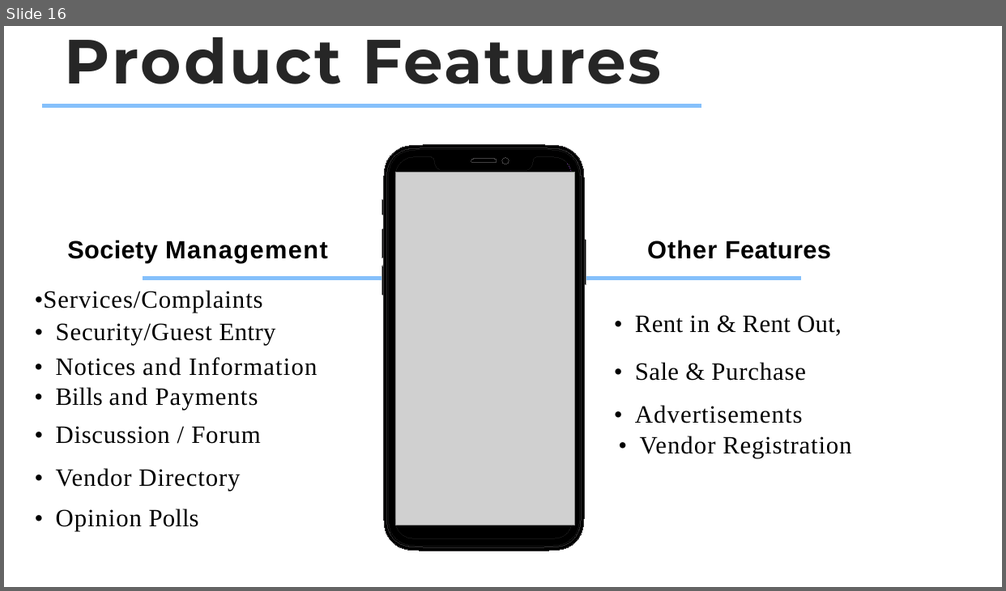
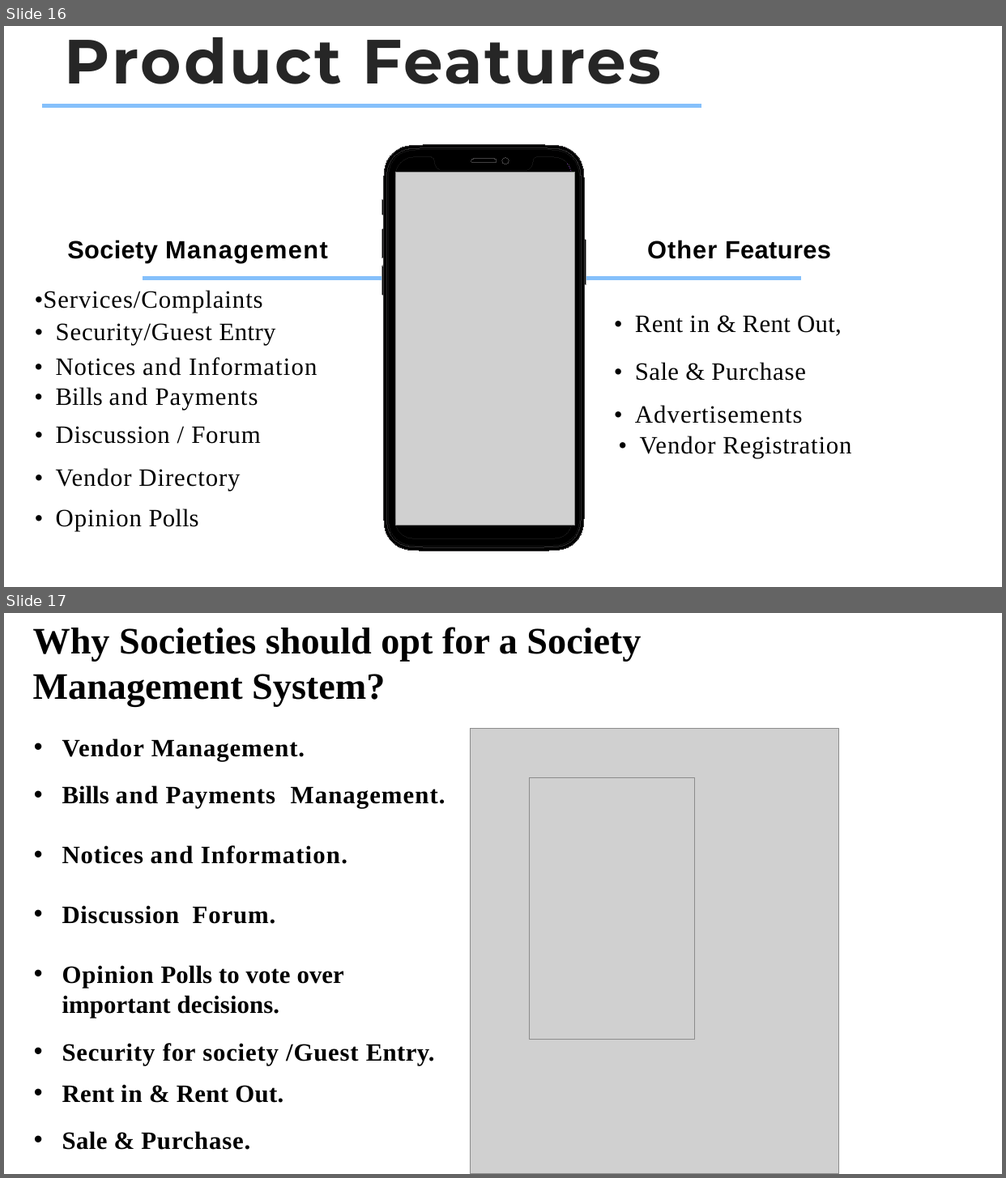
Before and after one commit to Anvisys/Documents, a slide deck: Nestin presentation.pptx. Shown one above the other, each under a label of ours: slide 16 before the commit, slides 16 and 17 after it. The pictures are 1006x591 and 1006x1178 pixels, drawn with LibreOffice and Linux fonts; fonts in the diff are those of the drawing; grey boxes stand for pictures; background and template pictures are left out. Boxes give left, top, right and bottom in pixels: in the first picture for what was removed or moved away, otherwise in the second. Text is boxed around its words. In the diff, an @@ line names an element or a change of style, - is before the commit and + after.

```diff
--- a/Nestin presentation.pptx
+++ b/Nestin presentation.pptx
@@ slide 17 added at box(4, 613, 1002, 1174), background picture (left out) @@
@@ text added at box(33, 627, 641, 706), 36 pt, text #000000, bold @@
+Why Societies should opt for a Society Management System?
@@ picture added at box(471, 729, 839, 1174) @@
@@ text added at box(62, 739, 445, 1150), 24 pt, text #000000, bold @@
+• Vendor Management.
+• Bills and Payments Management.
+• Notices and Information.
+• Discussion Forum.
+• Opinion Polls to vote over important decisions.
+• Security for society /Guest Entry.
+• Rent in & Rent Out.
+• Sale & Purchase.
@@ picture added at box(530, 777, 695, 1040) @@
```
Also in this commit, not shown: 3 other files.
